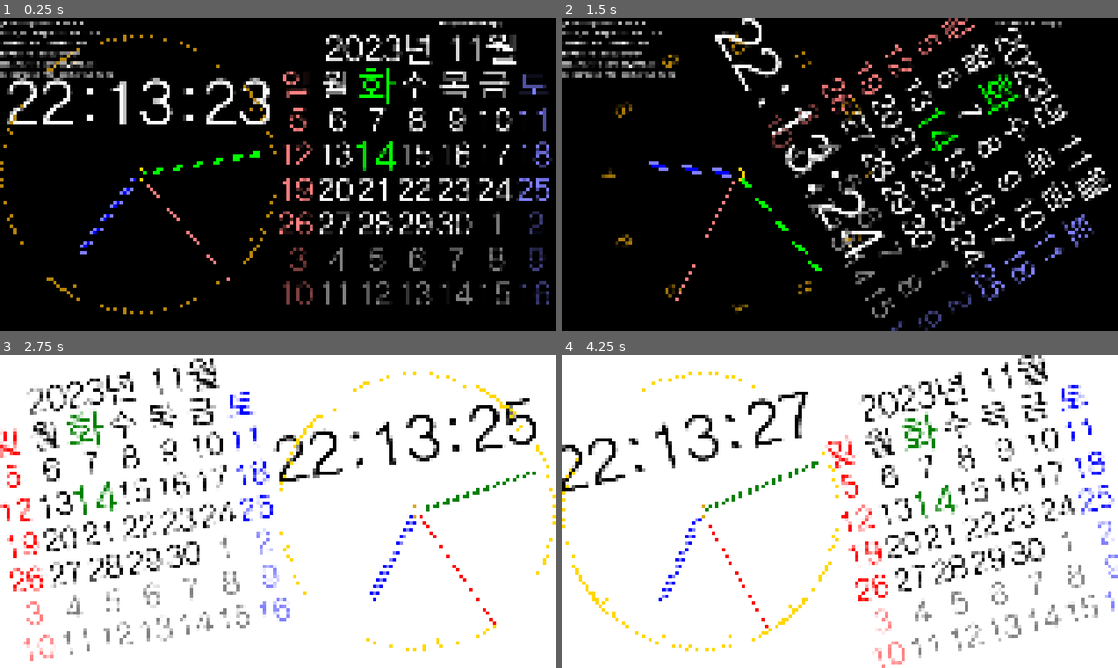
Above: before the commit, frames 1-4 (two rows, left to right).
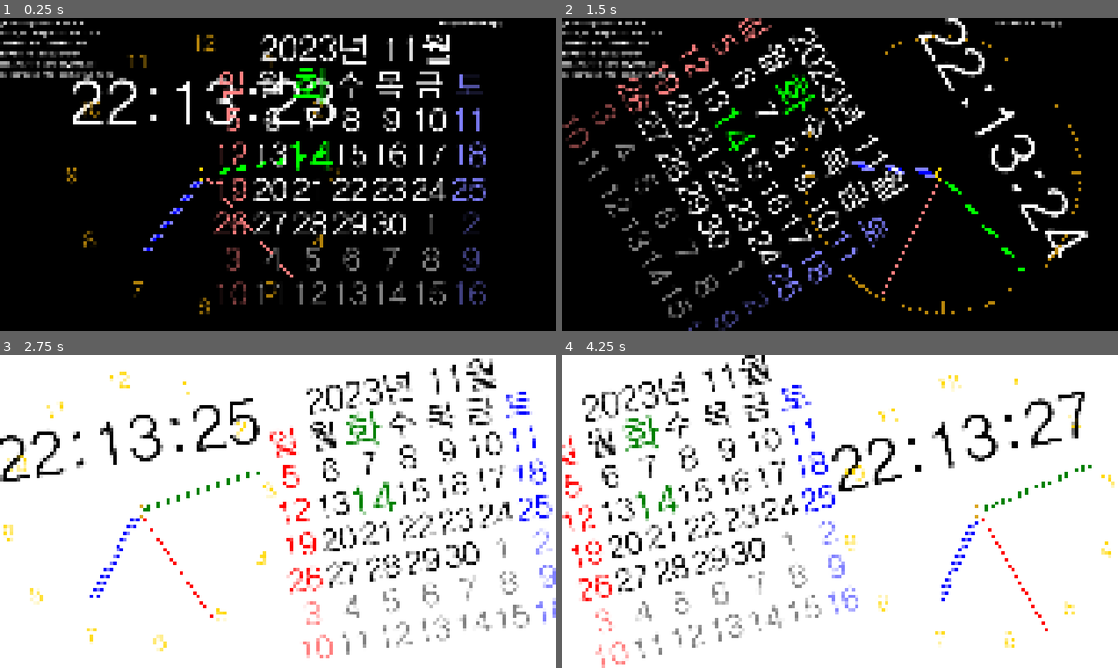
Above: after the commit, the same moments.

Repository: kasworld/gd4analogclockcal
Game: Godot game, scene res://main.tscn
The game is run twice, just before and just after one commit, with the same random seed, the same clock (stepped at 60 frames per second) and the same inputs.
Inputs (mouse positions are in pixels of both pictures, inside the frame that each line leads up to):
- Up to frame 1 (0.25 s): no input
- Up to frame 2 (1.5 s): tap Enter at 0.5, 0.6 s; move the mouse to (962, 158) at 0.52 s; click (962, 158) at 0.67 s; tap Space at 0.77 s; move the mouse to (728, 190) at 1.27 s; tap Z at 1.35 s; click (728, 190) at 1.42 s
- Up to frame 3 (2.75 s): tap Space at 1.52 s; move the mouse to (333, 442) at 2.02 s; tap Enter at 2.1 s; click (333, 442) at 2.17 s
- Up to frame 4 (4.25 s): move the mouse to (812, 574) at 2.77 s; tap Z at 2.85 s; click (812, 574) at 2.92 s; tap Space at 3.02, 3.77 s; move the mouse to (1006, 558) at 3.52 s; tap Enter at 3.6 s; click (1006, 558) at 3.67 s

The runs differ from the first frame. In frame 1, 19% of the frame differs, in the area x 0-100%, y 5-95%; in frame 2, 19%; in frame 3, 20%, in the area x 0-100%, y 1-98%; in frame 4, 19%.

Commit message:
update handle time change

Diff:
--- a/analog_clock/analog_clock.gd
+++ b/analog_clock/analog_clock.gd
@@ -43,17 +43,20 @@
 	$LabelInfo.label_settings.font_color = Global2d.colors.infolabel
 
 # Called every frame. 'delta' is the elapsed time since the previous frame.
-func _process(_delta: float) -> void:
-	update_clock()
+#func _process(_delta: float) -> void:
+	#update_clock()
 
-var num_bar :bool
-var old_time_dict = {"second":0} # datetime dict
-func update_clock():
-	var time_now_dict := Time.get_datetime_dict_from_system()
-	if old_time_dict["second"] != time_now_dict["second"]:
-		old_time_dict = time_now_dict
-		$LabelTime.text = "%02d:%02d:%02d" % [time_now_dict["hour"] , time_now_dict["minute"] ,time_now_dict["second"]  ]
-		#if  time_now_dict["second"] % 5 == 0:
-		num_bar =  not num_bar
-		$DialBar.visible = num_bar
-		$DialNum.visible = not num_bar
+func toggle_dial_num_bar() -> void:
+	$DialBar.visible = not $DialBar.visible
+	$DialNum.visible = not $DialBar.visible
+
+func update_label_time(time_now_dict :Dictionary) -> void:
+	$LabelTime.text = "%02d:%02d:%02d" % [time_now_dict["hour"] , time_now_dict["minute"] ,time_now_dict["second"]  ]
+
+#var old_time_dict = {"second":0} # datetime dict
+#func update_clock():
+	#var time_now_dict := Time.get_datetime_dict_from_system()
+	#if old_time_dict["second"] != time_now_dict["second"]:
+		#old_time_dict = time_now_dict
+		#update_label_time(time_now_dict)
+		#toggle_dial_num_bar()
--- a/main.gd
+++ b/main.gd
@@ -63,20 +63,25 @@
 	init_request_bg()
 
 # change dark mode by time
-var old_time_dict := Time.get_datetime_dict_from_system() # datetime dict
-var old_minute_dict := Time.get_datetime_dict_from_system() # datetime dict
+var old_hour := -1
+var old_minute := -1
+var old_sec := -1
 func _process(_delta: float) -> void:
 	label_demo()
 	rot_by_accel()
 	main_animation.handle_animation()
 
 	var time_now_dict := Time.get_datetime_dict_from_system()
-	if old_minute_dict["minute"] != time_now_dict["minute"]:
+	if old_sec != time_now_dict["second"]:
+		old_sec = time_now_dict["second"]
+		$AnalogClock.update_label_time(time_now_dict)
+		$AnalogClock.toggle_dial_num_bar()
+	if old_minute != time_now_dict["minute"]:
+		old_minute = time_now_dict["minute"]
 		start_move_animation()
-		old_minute_dict = time_now_dict
-	if old_time_dict["hour"] != time_now_dict["hour"]:
-		old_time_dict = time_now_dict
-		match time_now_dict["hour"]:
+	if old_hour != time_now_dict["hour"]:
+		old_hour = time_now_dict["hour"]
+		match old_hour:
 			6:
 				update_color_with_mode(false)
 			18:
@@ -84,7 +89,6 @@
 			_:
 #				update_color(not Global2d.dark_mode)
 				pass
-
 
 func _notification(what: int) -> void:
 	# app resume on android
